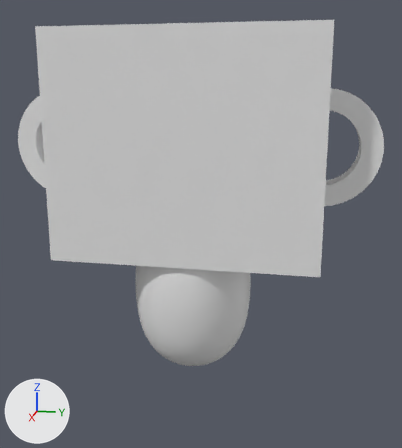
What one commit did to the Blender file mascot.blend.
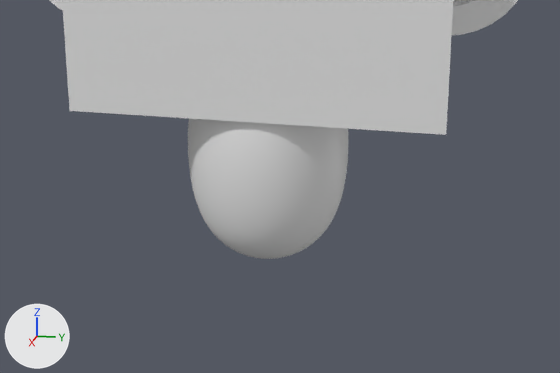
Each version appears first whole from a 50 mm lens placed at (8.93, 1.92, 2.72), pointed at (-0.1, 0.12, 0.46), and next in a close-up on the part from 0% to 100% of the width and 40% to 100% of the height. Lighting does not change. The marker at lower left points along +X, +Y and +Z.

The first close-up shows 'Body', 'Head'.
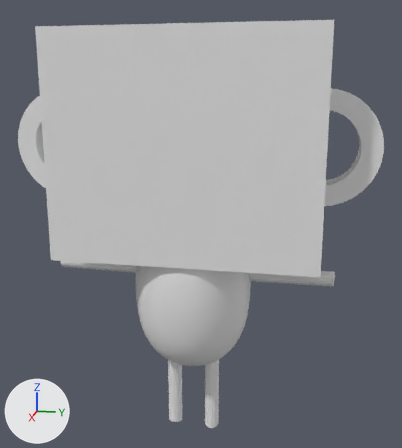
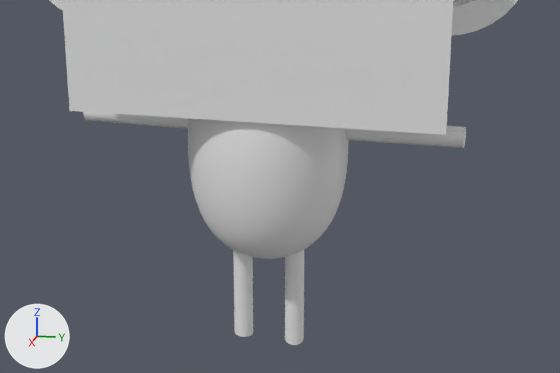
Commit message: 腕と足(足首以上)を追加

Boxes [x1, y1, x2, y2] around the edits, measured in the close-ups (560 x 373 px):
```json
{"object": "Cylinder.003", "change": "added", "after": [285, 250, 304, 345]}
{"object": "Cylinder", "change": "added", "after": [345, 126, 466, 148]}
{"object": "Cylinder.002", "change": "added", "after": [233, 250, 253, 337]}
{"object": "Cylinder.001", "change": "added", "after": [83, 112, 189, 129]}
```

Scene script edits in JSON lines:
```json
{"op": "add", "block": "me_cylinder_003", "code": ["me_cylinder_003 = bpy.data.meshes.new('Cylinder.003')", "me_cylinder_003.from_pydata(...)  # 64 vertices, 34 faces; spans x -0.141..0.141, y -0.124..0.124, z -0.738..0.738"]}
{"op": "add", "block": "ob_cylinder_003", "code": ["ob_cylinder_003 = bpy.data.objects.new('Cylinder.003', me_cylinder_003)", "ob_cylinder_003.location = (0.0, 0.34, -2.54)", "ob_cylinder_003.rotation_euler = (-3.142, -0.028, -3.1)  # degrees (-180, -1.6, -178)"]}
{"op": "add", "block": "ob_cylinder_002", "code": ["ob_cylinder_002 = bpy.data.objects.new('Cylinder.002', me_cylinder_003.copy())", "ob_cylinder_002.location = (0.0, -0.34, -2.54)", "ob_cylinder_002.rotation_euler = (-3.142, -0.028, 0.042)  # degrees (-180, -1.6, 2.4)"]}
{"op": "add", "block": "ob_cylinder_001", "code": ["ob_cylinder_001 = bpy.data.objects.new('Cylinder.001', me_cylinder_003.copy())", "ob_cylinder_001.location = (0.0, -1.64, -0.32)", "ob_cylinder_001.rotation_euler = (-1.556, -0.0442, -3.17)  # degrees (-89, -2.5, -182)"]}
{"op": "add", "block": "ob_cylinder", "code": ["ob_cylinder = bpy.data.objects.new('Cylinder', me_cylinder_003.copy())", "ob_cylinder.location = (0.0, 1.64, -0.34)", "ob_cylinder.rotation_euler = (-1.57, -0.042, -0.028)  # degrees (-90, -2.4, -1.6)"]}
```
